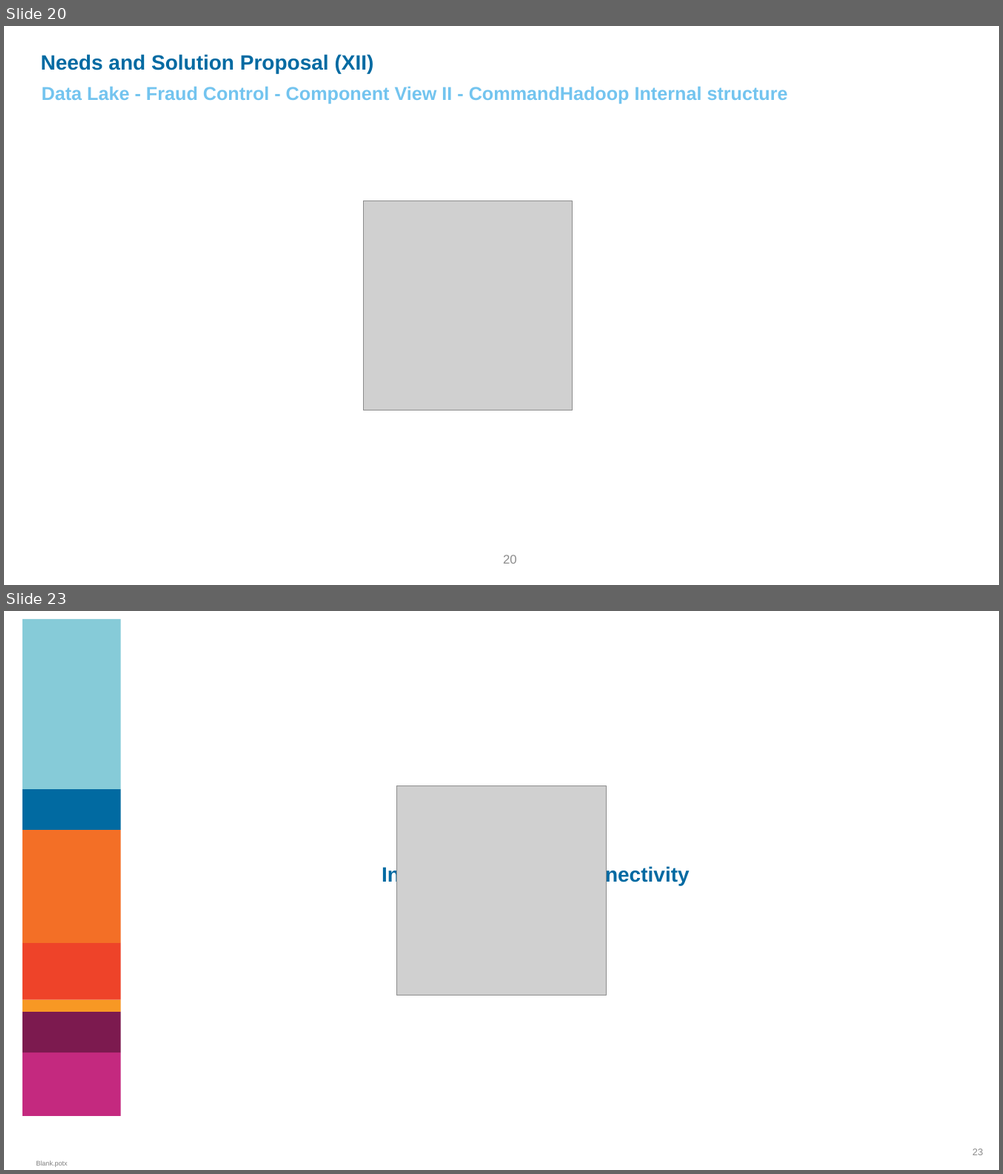
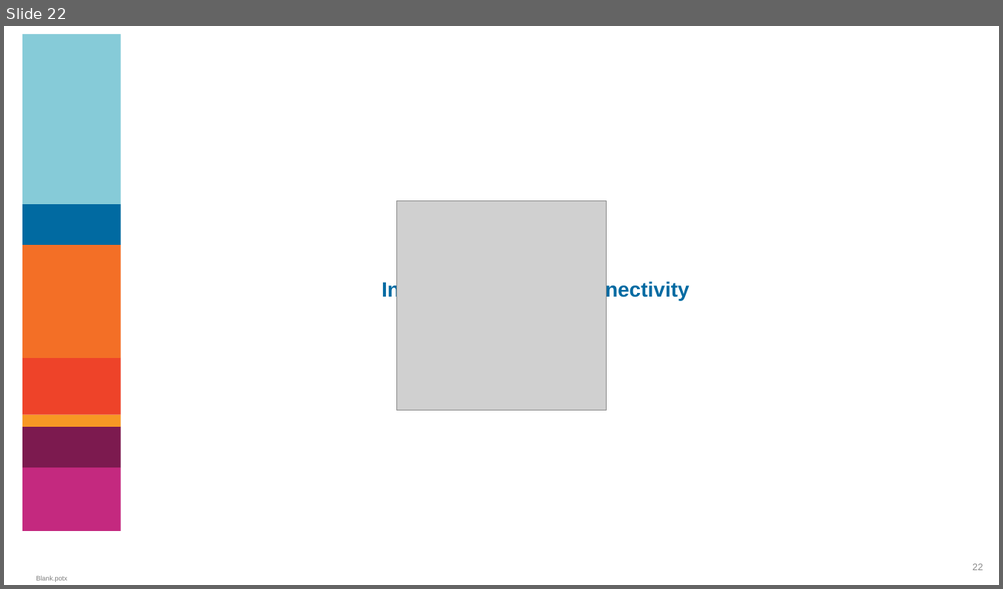
Before and after one commit to edithbg/Scala, a slide deck: Architecture Reference-DataLake-FraudContrl v0.1.pptx. Shown one above the other, each under a label of ours: slides 20 and 23 before the commit, slide 22 after it; the slides between them are not shown. The pictures are 1003x1174 and 1003x589 pixels, drawn with LibreOffice and Linux fonts; fonts in the diff are those of the drawing; grey boxes stand for pictures; background and template pictures are left out. Boxes give left, top, right and bottom in pixels: in the first picture for what was removed or moved away, otherwise in the second. Text is boxed around its words. In the diff, an @@ line names an element or a change of style, - is before the commit and + after.

```diff
--- a/Architecture Reference-DataLake-FraudContrl v0.1.pptx
+++ b/Architecture Reference-DataLake-FraudContrl v0.1.pptx
@@ slide 20 removed at [4,26,999,585], background #FFFFFF @@
@@ text removed at [41,54,374,73] @@
-Needs and Solution Proposal (XII)
@@ text removed at [42,87,788,104] @@
-Data Lake - Fraud Control - Component View II - CommandHadoop Internal structure
@@ picture removed at [363,201,572,411] @@
@@ page number removed at [503,555,517,564] @@
-20
@@ what was slide 23 is now slide 22 @@
```
Also in this commit, not shown: 15 slides changed.
